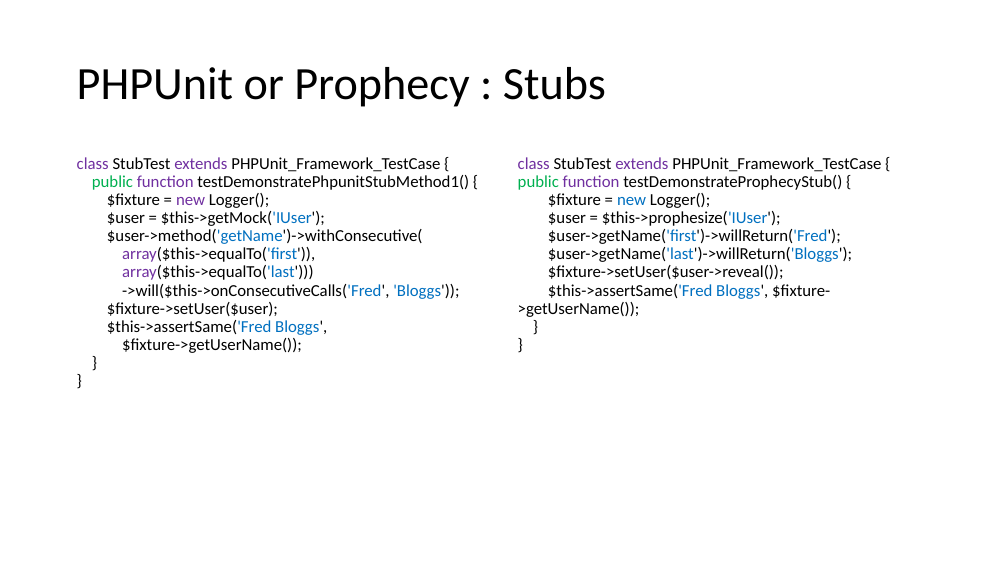
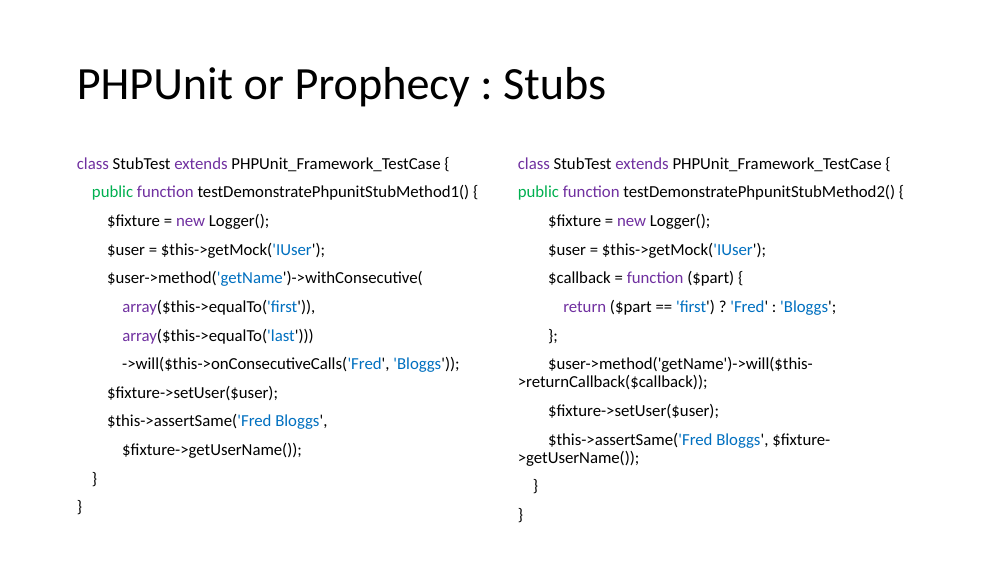
Before and after one commit to docljn/phpunit-or-prophecy-for-mocks, a slide deck: slide 29 of Creating Unit Test Mocks - PHPUnit or Prophecy.pptx (slide 31 before the commit). Drawn at 1008x567 pixels with LibreOffice and Linux fonts; fonts in the diff are those of the drawing. Boxes give left, top, right and bottom in pixels: in the first picture for what was removed or moved away, otherwise in the second. Text is boxed around its words. In the diff, an @@ line names an element or a change of style, - is before the commit and + after.

```diff
--- a/Creating Unit Test Mocks - PHPUnit or Prophecy.pptx
+++ b/Creating Unit Test Mocks - PHPUnit or Prophecy.pptx
@@ text "class StubTest extends PHPUnit_Framework_TestCase {" at [77,157,470,458]: more space between paragraphs @@
@@ text at [518,157,882,466]: text colour #0070C0 to #7030A0 in "new"; more space between paragraphs @@
@@ text at [518,185,895,200]: text changed @@
-public function testDemonstrateProphecyStub() {
+public function testDemonstratePhpunitStubMethod2() {
@@ text at [518,243,836,418]: text changed @@
-$user = $this->prophesize('IUser');
-$user->getName('first')->willReturn('Fred');
-$user->getName('last')->willReturn('Bloggs');
-$fixture->setUser($user->reveal());
+$user = $this->getMock('IUser');
+$callback = function ($part) {
+return ($part == 'first') ? 'Fred' : 'Bloggs';
+};
+$user->method('getName')->will($this->returnCallback($callback));
+$fixture->setUser($user);
```
Also in this commit, not shown: 50 other slides changed, 2 slides added, 6 slides removed, 1 other file.
